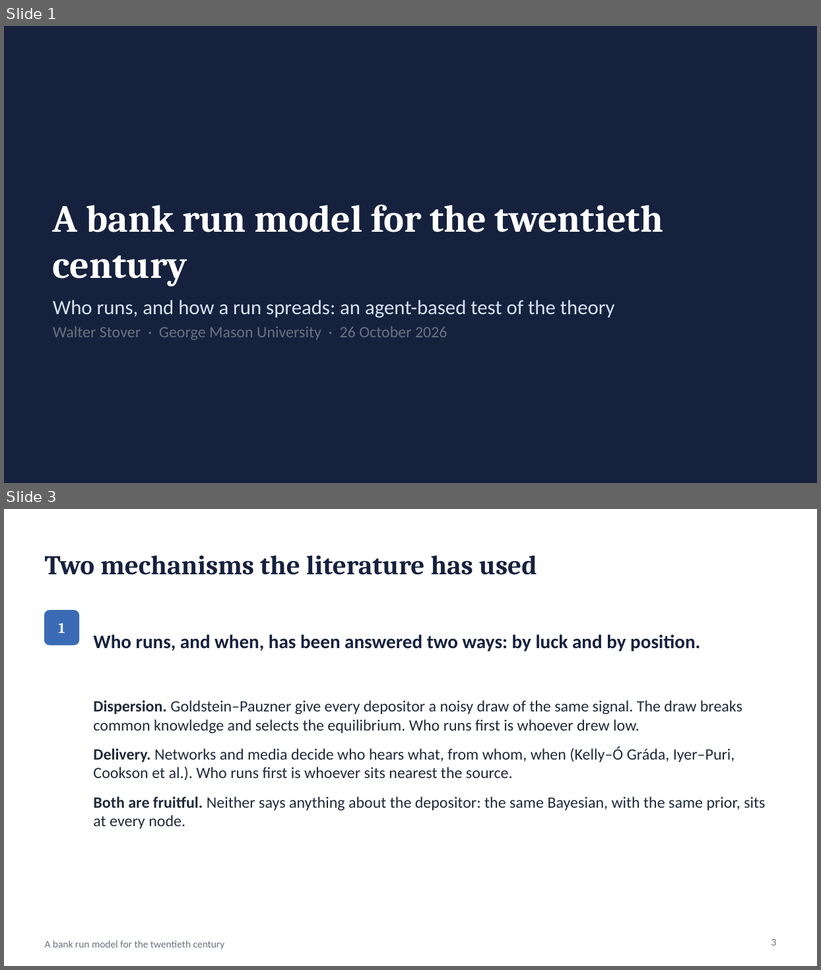
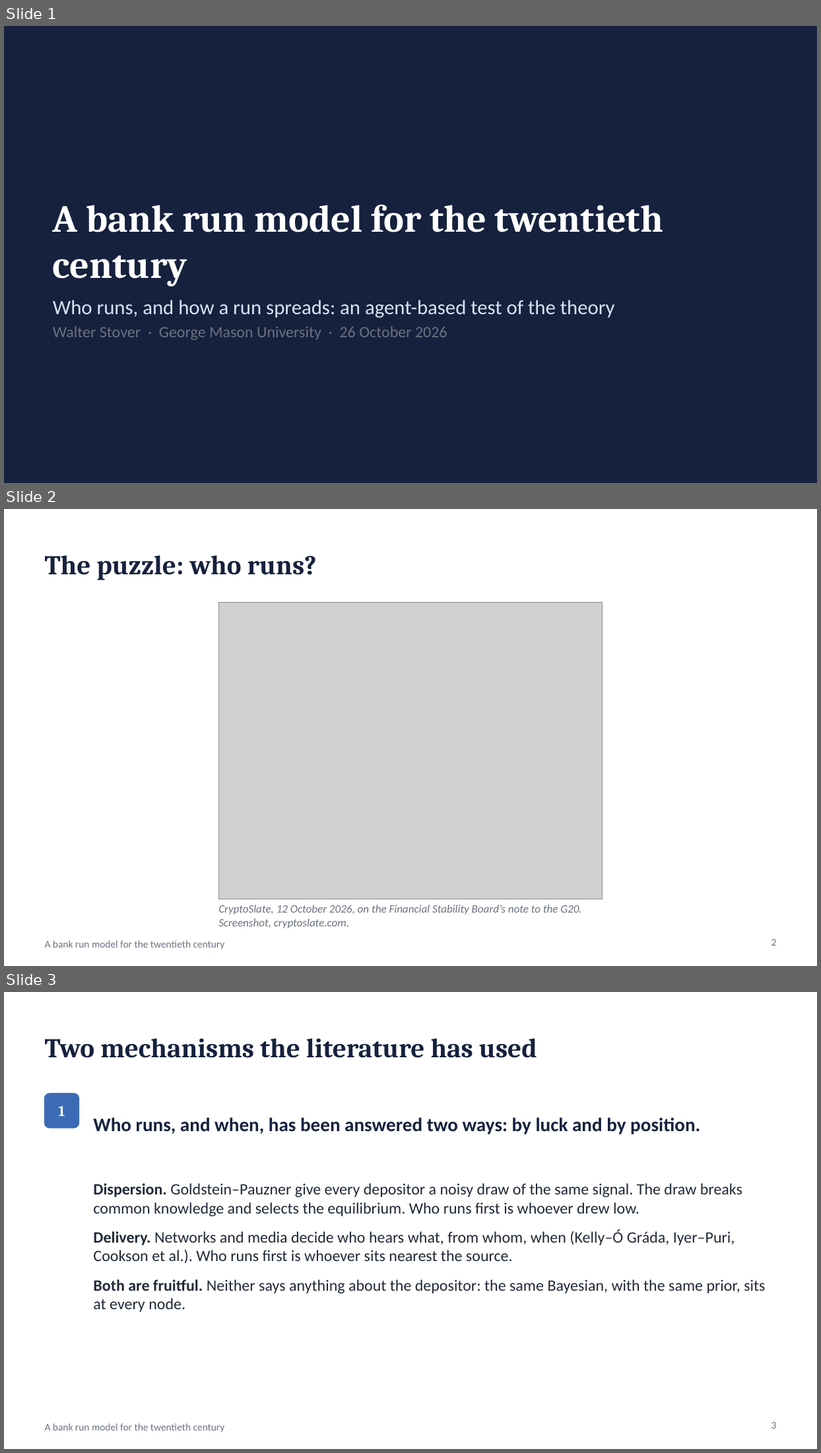
Before and after one commit to wlstover/BankRuns5, a slide deck: docs/deck_2026-10-26_seminar.pptx. Shown one above the other, each under a label of ours: slides 1 and 3 before the commit, slides 1, 2 and 3 after it; the slides between them are not shown. The pictures are 821x970 and 821x1453 pixels, drawn with LibreOffice and Linux fonts; fonts in the diff are those of the drawing; grey boxes stand for pictures. Boxes give left, top, right and bottom in pixels: in the first picture for what was removed or moved away, otherwise in the second. Text is boxed around its words. In the diff, an @@ line names an element or a change of style, - is before the commit and + after.

```diff
--- a/docs/deck_2026-10-26_seminar.pptx
+++ b/docs/deck_2026-10-26_seminar.pptx
@@ slide 2 added at (4,509,817,966), background #FFFFFF; not listed: 1 template element that a slide beside it also shows @@
@@ title added at (45,555,317,580), 24 pt, text #16213E, bold @@
+The puzzle: who runs?
@@ picture added at (218,603,603,899) @@
@@ text added at (218,905,582,929), 10 pt, text #6B7280, italic @@
+CryptoSlate, 12 October 2026, on the Financial Stability Board’s note to the G20. Screenshot, cryptoslate.com.
@@ page number added at (772,939,777,946), 9 pt, text #6B7280 @@
+2
```
Also in this commit, not shown: 1 slide changed, 1 slide removed, 3 other files.
